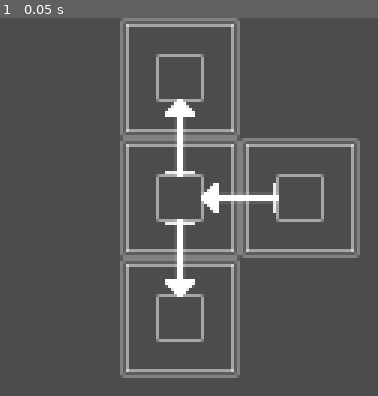
Above: before the commit, frame 1.
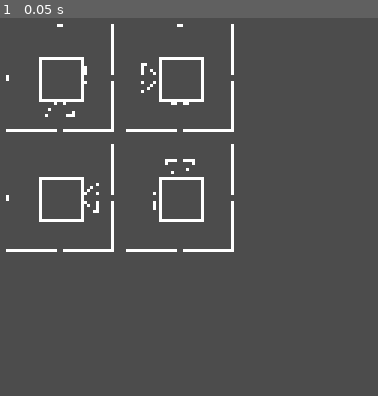
Above: after the commit, the same moment.

Repository: IAmNotIsaac/Circuitry-Game
Game: Godot game, scene res://scenes/2d/CircuitBoard.tscn
Two runs of this game, one before a commit and one after it. Both use one fixed random seed, a clock stepped at 60 frames per second and the inputs below. The project has no main scene, so this scene is started directly.
Inputs:
- Up to frame 1 (0.05 s): no input

The runs differ from the first frame. In frame 1, 13% of the frame differs, in the area x 1-96%, y 0-96%.

Commit message:
minor improvements to signals

Diff:
--- a/game/project.godot
+++ b/game/project.godot
@@ -93,6 +93,7 @@
 
 window/size/width=1280
 window/size/height=720
+window/stretch/mode="2d"
 
 [locale]
 
@@ -104,4 +105,5 @@
 
 [rendering]
 
+2d/snapping/use_gpu_pixel_snap=true
 environment/default_environment="res://default_env.tres"
--- a/game/scenes/2d/CircuitSignal.tscn
+++ b/game/scenes/2d/CircuitSignal.tscn
@@ -4,6 +4,7 @@
 [ext_resource path="res://assets/textures/component_signal.png" type="Texture" id=2]
 
 [node name="CircuitSignal" type="Node2D"]
+visible = false
 script = ExtResource( 1 )
 
 [node name="ComponentSignal" type="Sprite" parent="."]
--- a/game/src/circuit_board.gd
+++ b/game/src/circuit_board.gd
@@ -11,33 +11,42 @@
 # warning-ignore:return_value_discarded
 	var data1 = ComponentData.new()
 	var sides1 = ComponentSides.new(
+		ComponentSides.Types.NONE,
 		ComponentSides.Types.INPUT,
 		ComponentSides.Types.NONE,
-		ComponentSides.Types.OUTPUT,
 		ComponentSides.Types.OUTPUT
 	); data1.set_sides(sides1)
 
 	var data2 = ComponentData.new()
 	var sides2 = ComponentSides.new(
-		ComponentSides.Types.OUTPUT
+		ComponentSides.Types.NONE,
+		ComponentSides.Types.OUTPUT,
+		ComponentSides.Types.INPUT,
+		ComponentSides.Types.NONE
 	); data2.set_sides(sides2)
 
 	var data3 = ComponentData.new()
 	var sides3 = ComponentSides.new(
+		ComponentSides.Types.OUTPUT,
+		ComponentSides.Types.NONE,
+		ComponentSides.Types.NONE,
 		ComponentSides.Types.INPUT
 	); data3.set_sides(sides3)
 
 	var data4 = ComponentData.new()
 	var sides4 = ComponentSides.new(
-		ComponentSides.Types.INPUT
+		ComponentSides.Types.INPUT,
+		ComponentSides.Types.NONE,
+		ComponentSides.Types.OUTPUT,
+		ComponentSides.Types.NONE
 	); data4.set_sides(sides4)
 
-	var comp1 = add_component(data1, Vector2(1, 1)); comp1.shift(1)
-	var comp2 = add_component(data2, Vector2(2, 1)); comp2.shift(-1)
-	var comp3 = add_component(data3, Vector2(1, 0)); comp3.shift(2)
-	var comp4 = add_component(data4, Vector2(1, 2)); comp4.shift(0)
+	var comp1 = add_component(data1, Vector2(0, 0))
+	var comp2 = add_component(data2, Vector2(1, 0))
+	var comp3 = add_component(data3, Vector2(0, 1))
+	var comp4 = add_component(data4, Vector2(1, 1))
 
-	spark_component(comp2)
+	spark_component(comp3)
 
 
 func _input(event : InputEvent) -> void:
@@ -114,16 +123,29 @@
 
 
 func spark(component : Component, direction : int) -> void:
-	var signal_ : CircuitSignal = Global.instances.SIGNAL.instance()
+	if get_signal(component.get_data().get_grid_position()) == null:
+		var signal_ = Global.instances.SIGNAL.instance()
+		add_child(signal_)
 
-	add_child(signal_)
+		signal_.grid_position = component.get_data().get_grid_position()
 
-	signal_.logic(self, component, direction)
+		signal_.logic(self, component, direction, signals)
 
 
 func spark_component(component : Component) -> void:
 	for direction in component.get_data().get_output_directions():
 		spark(component, direction)
+
+
+func get_signal(pos : Vector2): # -> CircuitSignal
+	for signal_ in signals:
+		if signal_.grid_position == pos:
+			return signal_
+	return null
+
+
+func get_class() -> String:
+	return "CircuitBoard"
 
 
 #func spark(component : Component) -> void:
--- a/game/src/circuit_signal.gd
+++ b/game/src/circuit_signal.gd
@@ -2,26 +2,38 @@
 extends Node2D
 
 
-func logic(board, component : Component, direction : int) -> void:
+var grid_position : Vector2
+
+
+func logic(board, component : Component, direction : int, signals : SpecializedArray) -> void:
 	if component.get_data().get_relative_sides().get_side_type(direction) == ComponentSides.Types.OUTPUT:
 		var offset := Vector2.ZERO
 
 		match direction:
-			ComponentSides.Directions.TOP: offset = Vector2.UP
-			ComponentSides.Directions.BOTTOM: offset = Vector2.DOWN
+			ComponentSides.Directions.TOP:
+				offset = Vector2.UP
+				rotation_degrees = 180
+			ComponentSides.Directions.BOTTOM:
+				offset = Vector2.DOWN
 			ComponentSides.Directions.LEFT:
 				offset = Vector2.LEFT
 				rotation_degrees = 90
 			ComponentSides.Directions.RIGHT:
 				offset = Vector2.RIGHT
-				rotation_degrees = 90
+				rotation_degrees = -90
 
 		position = board.globalize_position(component.get_data().get_grid_position() + offset / 2.0)
 
 		var adjacent_component : ComponentData = board.get_component(component.get_data().get_grid_position() + offset)
 
 		if adjacent_component and adjacent_component.get_relative_sides().get_side_type(ComponentSides.flip_direction(direction)) == ComponentSides.Types.INPUT:
+			show()
+			signals.append(self)
+
 			var new_dirs := adjacent_component.sparked()
 
 			for new_direction in new_dirs:
 				board.spark(adjacent_component.get_piece(), new_direction)
+
+		queue_free()
+		signals.erase(self)
Not shown, changed: game/.mono/metadata/ide_messaging_meta.txt
Binary file changed: game/assets/textures/component_input_path.png
Binary file changed: game/assets/textures/component_signal.png
